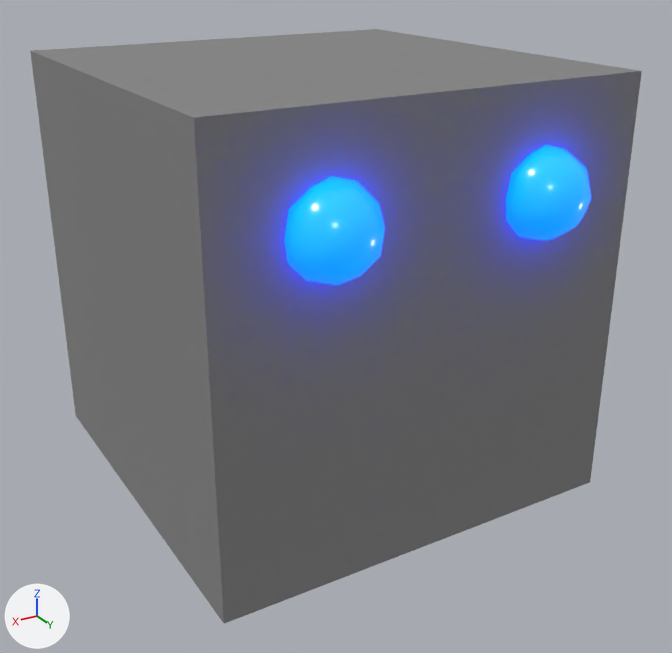
One commit to the Blender file Assets/Models/enemy/enemy.blend: the scene before it, then after it.
The view is the same before and after, from a camera (50 mm lens) standing at (1.067, 1.879, 1.251) and looking at (0.002, 0.104, 0.363). The axes (+X, +Y, +Z) are drawn at lower left. The lights are the same throughout. The older version comes first.

The older version as bpy lines, for what is in view:
```python
mat_base = principled_material('Base')
mat_base.base_color = (0.25, 0.25, 0.25)  # grey #898989
mat_base.roughness = 1.0
mat_base.specular_ior_level = 0.1
mat_eyes = principled_material('eyes')
mat_eyes.base_color = (0.0, 0.5, 1.0)  # cyan #00bcff
mat_eyes.roughness = 0.2
mat_eyes.specular_ior_level = 0.8
mat_eyes.emission_color = (0.0, 0.0177, 1.0)  # blue #0024ff
mat_eyes.emission_strength = 10.0
me_cube = bpy.data.meshes.new('Cube')
me_cube.from_pydata(...)  # a box spanning x -1.0..1.0, y -1.0..1.0, z -0.05..1.95
me_cube.materials.append(mat_base)  # grey #898989
me_icosphere = bpy.data.meshes.new('Icosphere')
me_icosphere.from_pydata(...)  # an icosphere of 80 faces spanning x -0.95..0.95, y -1.0..1.0, z -1.0..1.0
me_icosphere.polygons.foreach_set('use_smooth', [True] * 80)
me_icosphere.materials.append(mat_eyes)  # cyan #00bcff, glowing blue #0024ff
me_icosphere_001 = bpy.data.meshes.new('Icosphere.001')
me_icosphere_001.from_pydata(...)  # an icosphere of 80 faces spanning x -0.95..0.95, y -1.0..1.0, z -1.0..1.0
me_icosphere_001.polygons.foreach_set('use_smooth', [True] * 80)
me_icosphere_001.materials.append(mat_eyes)  # cyan #00bcff, glowing blue #0024ff
ob_body = bpy.data.objects.new('Body', me_cube)
ob_body.location = (0.0, 0.0, 0.0)
ob_body.rotation_euler = (0.0, 0.0, 3.142)  # degrees (0, 0, 180)
ob_body.scale = (0.5, 0.5, 0.5)
ob_eye_l = bpy.data.objects.new('Eye_L', me_icosphere)
ob_eye_l.location = (-0.25, 0.5, 0.75)
ob_eye_l.rotation_euler = (0.0, 0.0, 3.142)  # degrees (0, 0, 180)
ob_eye_l.scale = (0.1, 0.1, 0.1)
ob_eye_r = bpy.data.objects.new('Eye_R', me_icosphere_001)
ob_eye_r.location = (0.25, 0.5, 0.75)
ob_eye_r.rotation_euler = (0.0, 0.0, 3.142)  # degrees (0, 0, 180)
ob_eye_r.scale = (0.1, 0.1, 0.1)
```
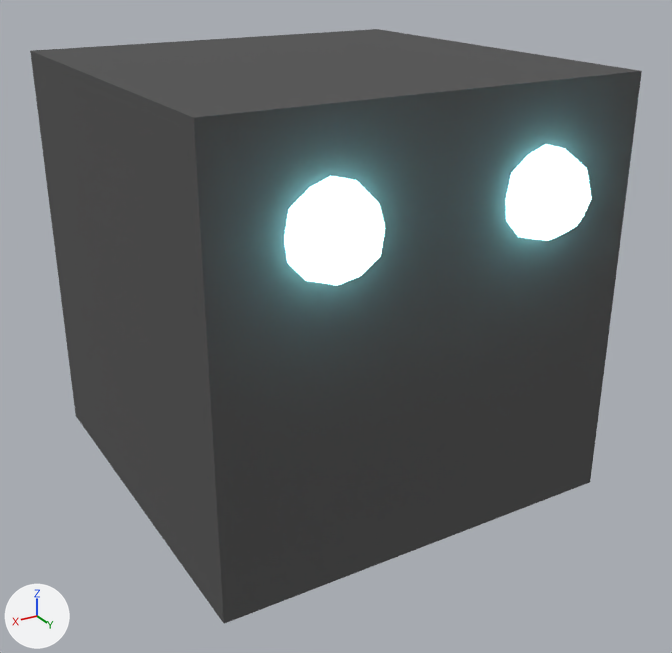
Pixel boxes (x1, y1, x2, y2) of what changed, in the pictures (672 x 653 px):
'Body', recoloured (darker): (30, 29, 642, 624) in both
'Eye_R', recoloured (lighter): (284, 176, 385, 285) in both
'Eye_L', recoloured (lighter): (506, 144, 591, 241) in both

What changed in the scene script:
```text
Change mat_base:
    mat_base.base_color: (0.25, 0.25, 0.25) -> (0.1, 0.1, 0.1)  # grey #898989 -> dark grey #595959
Change mat_eyes:
    mat_eyes.base_color: (0.0, 0.5, 1.0) -> (0.319, 0.922, 1.0)  # cyan #00bcff -> cyan #99f6ff
    mat_eyes.emission_color: (0.0, 0.0177, 1.0) -> (0.32, 0.925, 1.0)  # blue #0024ff -> cyan #99f6ff
```
